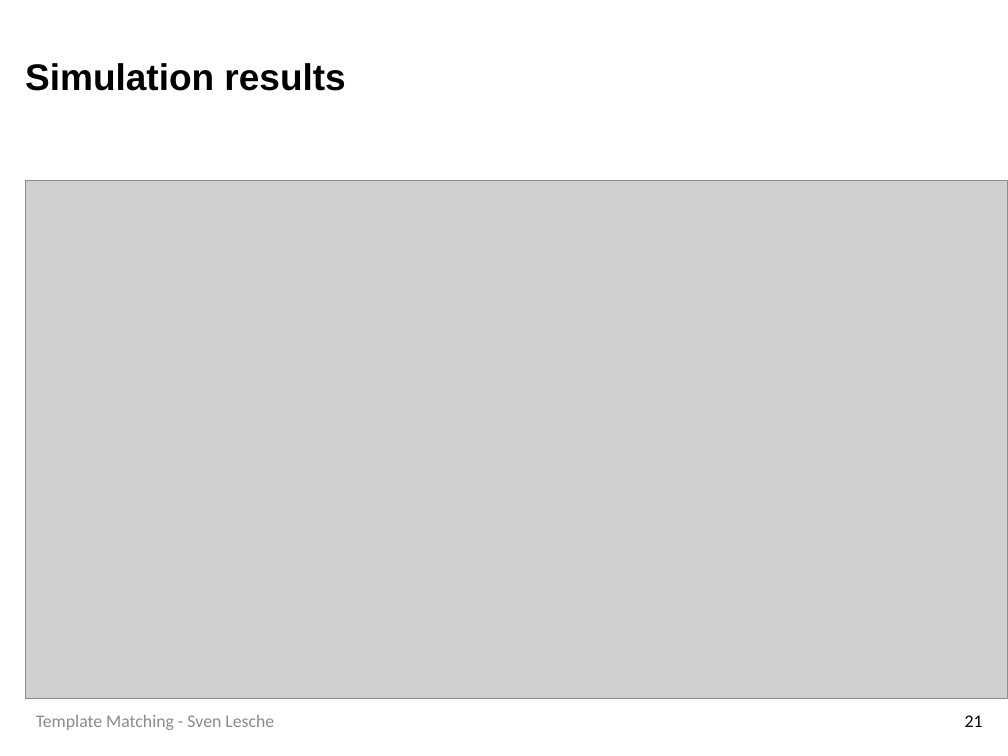
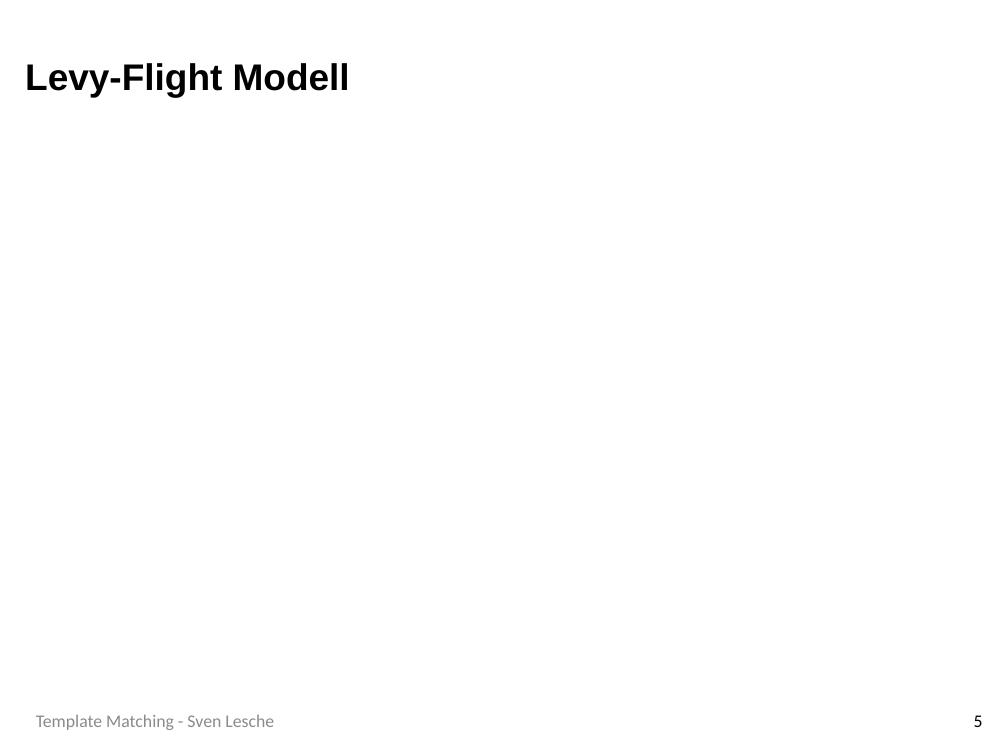
Before and after one commit to SLesche/levy-intelligence, a slide deck: slide 5 of presentations/levy_presentation.pptx (slide 21 before the commit). Drawn at 1008x756 pixels with LibreOffice and Linux fonts; fonts in the diff are those of the drawing; grey boxes stand for pictures; background and template pictures are left out. Boxes give left, top, right and bottom in pixels: in the first picture for what was removed or moved away, otherwise in the second. Text is boxed around its words. In the diff, an @@ line names an element or a change of style, - is before the commit and + after.

```diff
--- a/presentations/levy_presentation.pptx
+++ b/presentations/levy_presentation.pptx
@@ title at box(25, 63, 350, 97): text changed @@
-Simulation results
+Levy-Flight Modell
@@ picture removed at box(26, 180, 1008, 698) @@
@@ page number at box(974, 715, 983, 727): text changed @@
-21
+5
```
Also in this commit, not shown: 13 other slides changed, 3 slides added, 26 slides removed.
